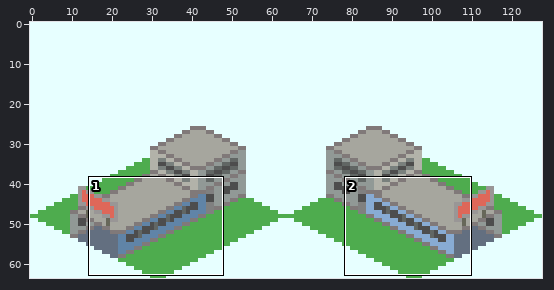
Edited in one commit: sprite sheet (Subway_Station_Gateway_Single_S.png). Above, an overview of the earlier version with the close-up marked.
Close-up. As it was:
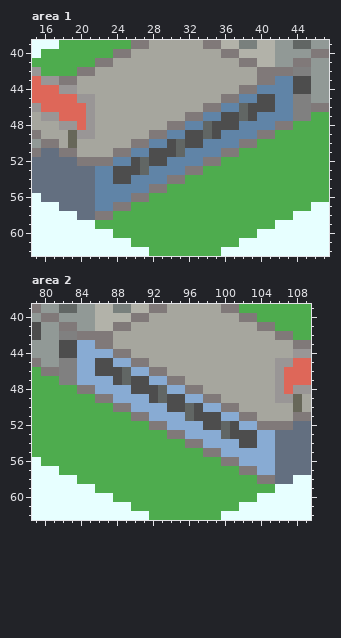
The file is 128x64 pixels. Colours within 5 levels of each other are drawn and written as one. Shown: area 1: x 15..47, y 39..62; area 2: x 79..109, y 39..62.
After the commit:
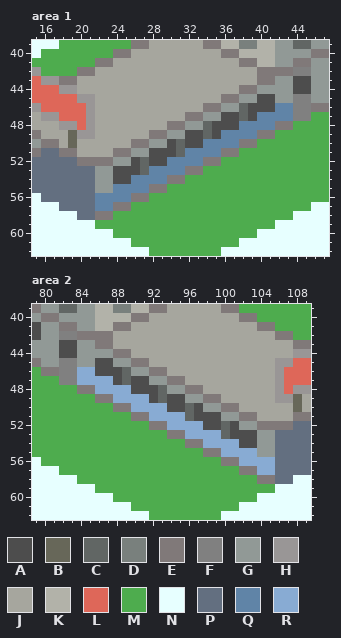
Palette (. is transparent): A #4d4d4d  B #676759  C #616664  D #79807d  E #807979  F #808080  G #919996  H #999696  J #a6a69e  K #b2b2a9  L #de6759  M #4eac4e  N #e7ffff  P #636f80  Q #6084a7  R #88abd3
Change:
Area 1:
y 43: x 42..43 QQ -> GG
y 44: x 40..43 QQQQ -> GGGG
y 45: x 38..39 QQ -> GG; x 42..43 QQ -> GG
y 46: x 36..37 QQ -> GG
y 47: x 34..35 QQ -> GG
y 48: x 32..33 QQ -> GG
y 49: x 30..31 QQ -> GG
y 50: x 28..29 QQ -> GG
y 51: x 26..27 QQ -> GG
y 52: x 24..25 QQ -> GG
y 53..55: x 22..23 QQ -> GG
Area 2:
y 43: x 84..85 RR -> GG
y 44: x 84..87 RRRR -> GGGG
y 45: x 84..85 RR -> GG; x 88..89 RR -> GG
y 46: x 90..91 RR -> GG
y 47: x 92..93 RR -> GG
y 48: x 94..95 RR -> GG
y 49: x 96..97 RR -> GG
y 50: x 98..99 RR -> GG
y 51: x 100..101 RR -> GG
y 52: x 102..103 RR -> GG
y 53..55: x 104..105 RR -> GG
